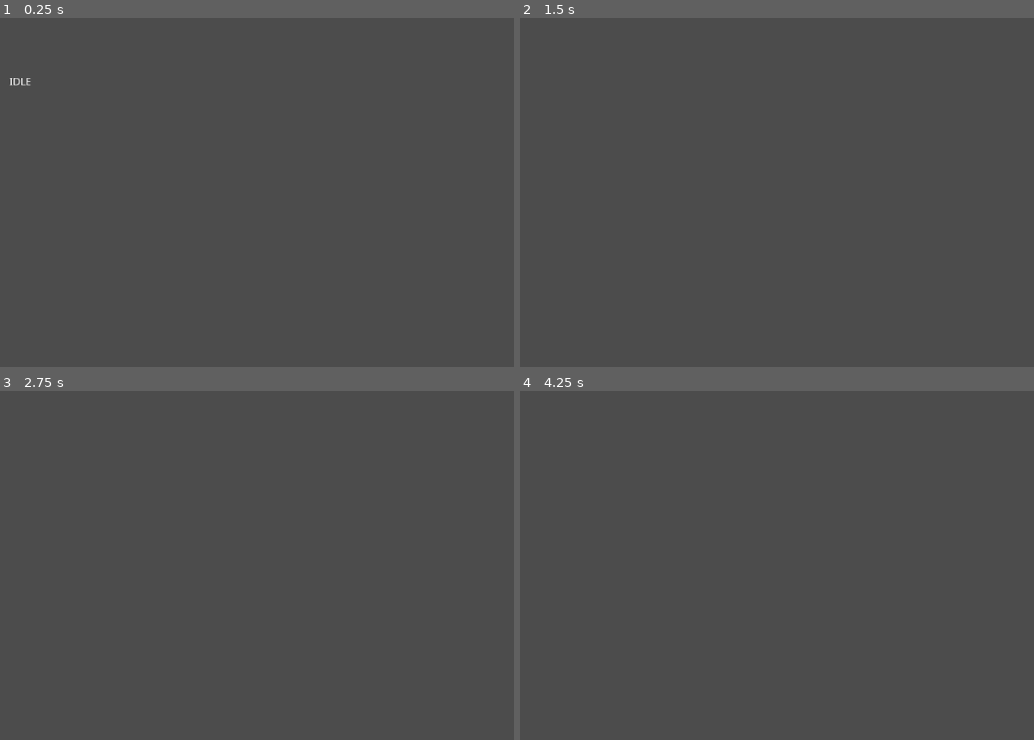
Above: before the commit, frames 1-4 (two rows, left to right).
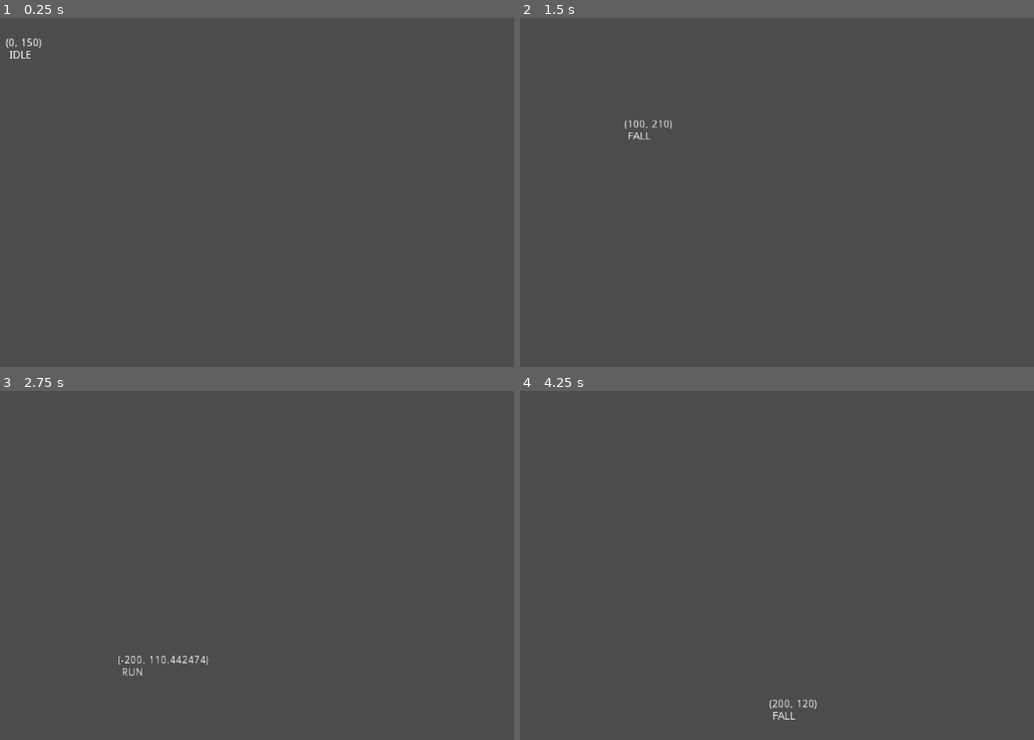
Above: after the commit, the same moments.

Repository: Wes-Ray/Jetpack-Jaywalker
Game: Godot game, scene res://Main.tscn
The game is run twice, just before and just after one commit, with the same random seed, the same clock (stepped at 60 frames per second) and the same inputs.
Inputs:
- Up to frame 1 (0.25 s): no input
- Up to frame 2 (1.5 s): hold D (move_right) from 0.53 s (still down); tap Space (move_jump) at 0.77 s
- Up to frame 3 (2.75 s): tap Space (move_jump) at 1.52 s; release D (move_right) at 2.03 s; hold A (move_left) from 2.03 s (still down)
- Up to frame 4 (4.25 s): release A (move_left) at 2.78 s; hold D (move_right) from 2.78 s (still down); tap Space (move_jump) at 3.02, 3.77 s

The runs differ from the first frame. In frame 1, 0.2% of the frame differs, in the area x 1-9%, y 5-20%; in frame 2, 0.1%; in frame 3, 0.2%, in the area x 23-41%, y 75-82%; in frame 4, 0.2%.

Commit message:
jump added
didn't add friction directly, just using walk_strength as the friction indirectly. Walk acceleration is equal to friction/walk deceleration. Can be changed if needed

Diff:
--- a/Player/Player.gd
+++ b/Player/Player.gd
@@ -1,10 +1,12 @@
 extends KinematicBody2D
 
 
-export var gravity_strength := 0.2
+export var gravity_strength := 10.0
 export var max_fall_speed := 300.0
+#export var friction_strength := 25.0  # not used right now, friction is based on walk_force
 
-export var walk_force := 100.0
+export var walk_force := 25.0
+export var max_walk_speed := 200.0
 
 export var jump_strength := 200.0
 
@@ -16,7 +18,8 @@
 enum State {IDLE, RUN, FALL, JUMP, JET_PACK, ON_WALL}
 var player_state = State.IDLE
 
-onready var debug_label := $debug_label
+onready var debug_state_label := $debug_state_label
+onready var debug_velocity_label := $debug_velocity_label
 
 
 func _ready() -> void:
@@ -28,7 +31,6 @@
 	var walk_input = Input.get_axis("move_left", "move_right")
 	var is_jumping = Input.is_action_pressed("move_jump")
 
-	print(walk_input)
 
 	# determine state (may have to be done in the state code below)
 
@@ -37,33 +39,43 @@
 	# TODO: consider adding floor detect distance
 	match player_state:
 		State.IDLE:
-			debug_label.text = "IDLE"
+			debug_state_label.text = "IDLE"
 			if ( not is_zero_approx(walk_input) ):# and is_on_floor():
 				player_state = State.RUN
+			if is_jumping:
+				player_state = State.JUMP
 
 		State.RUN:
-			debug_label.text = "RUN"
+			debug_state_label.text = "RUN"
 			if ( is_zero_approx(walk_input) ):# and is_on_floor():
 				player_state = State.IDLE
+			if is_jumping:
+				player_state = State.JUMP
 
 		State.FALL:
-			debug_label.text = "FALL"
+			debug_state_label.text = "FALL"
+			if is_on_floor():
+				player_state = State.IDLE
 
 		State.JUMP:
-			debug_label.text = "JUMP"
+			debug_state_label.text = "JUMP"
+			if not is_on_floor():
+				player_state = State.FALL
+
+			velocity.y = -jump_strength
 
 		State.JET_PACK:
-			debug_label.text = "JET_PACK"
+			debug_state_label.text = "JET_PACK"
 
 		State.ON_WALL:
-			debug_label.text = "ON_WALL"
+			debug_state_label.text = "ON_WALL"
 
 		_:
-			debug_label.text = "ERROR"
+			debug_state_label.text = "ERROR"
 
 	# note: consider move_and_slide_with_snap() if the player goes down ramps
-#	_vel_vector.x += walk_input  # consider moving to the state code if needed, could also use a multiplier by state
-#	_vel_vector.y += gravity
-	velocity.x = lerp(velocity.x, velocity.x + walk_input, walk_force)
-	velocity.y = lerp(velocity.y, max_fall_speed, gravity_strength)
-	move_and_slide(velocity, Vector2.UP)
+	velocity.x = move_toward(velocity.x, walk_input * max_walk_speed, walk_force)
+	velocity.y = move_toward(velocity.y, max_fall_speed, gravity_strength)
+
+	debug_velocity_label.text = str(velocity)
+	velocity = move_and_slide(velocity, Vector2.UP)
--- a/Player/Player.tscn
+++ b/Player/Player.tscn
@@ -10,10 +10,18 @@
 [node name="CollisionShape2D" type="CollisionShape2D" parent="."]
 shape = SubResource( 1 )
 
-[node name="debug_label" type="Label" parent="."]
+[node name="debug_state_label" type="Label" parent="."]
 margin_left = -20.0
 margin_top = -37.0
 margin_right = 20.0
 margin_bottom = -23.0
 text = "none"
 align = 1
+
+[node name="debug_velocity_label" type="Label" parent="."]
+margin_left = -20.0
+margin_top = -53.0
+margin_right = 20.0
+margin_bottom = -39.0
+text = "vel"
+align = 1
